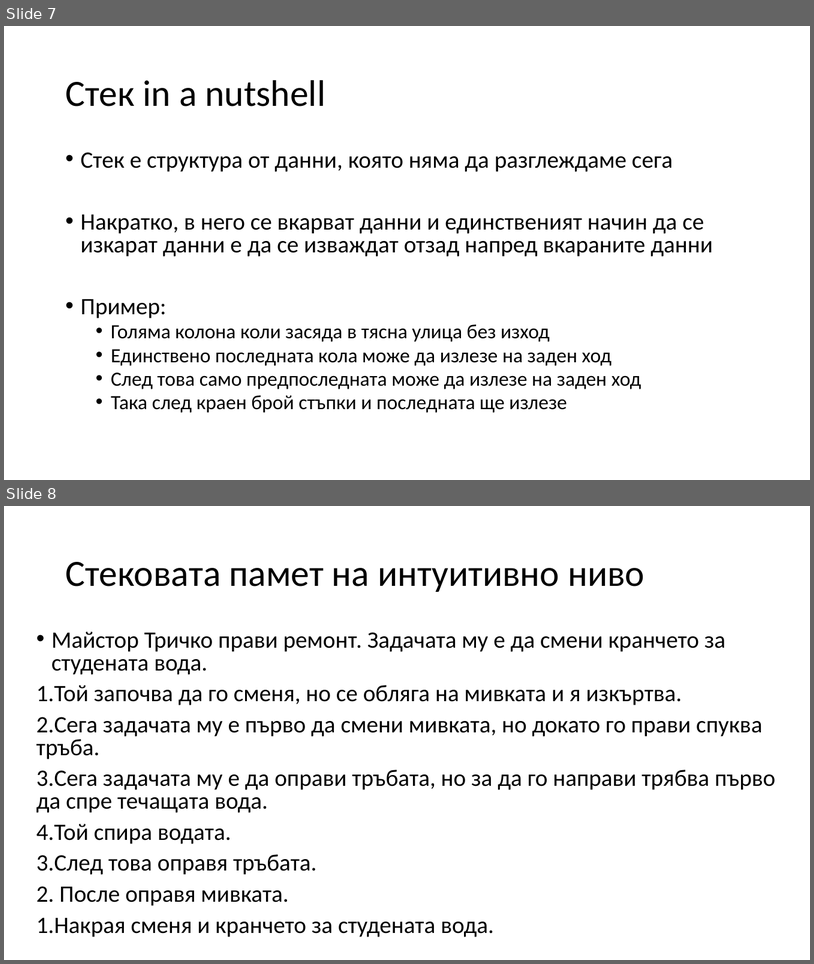
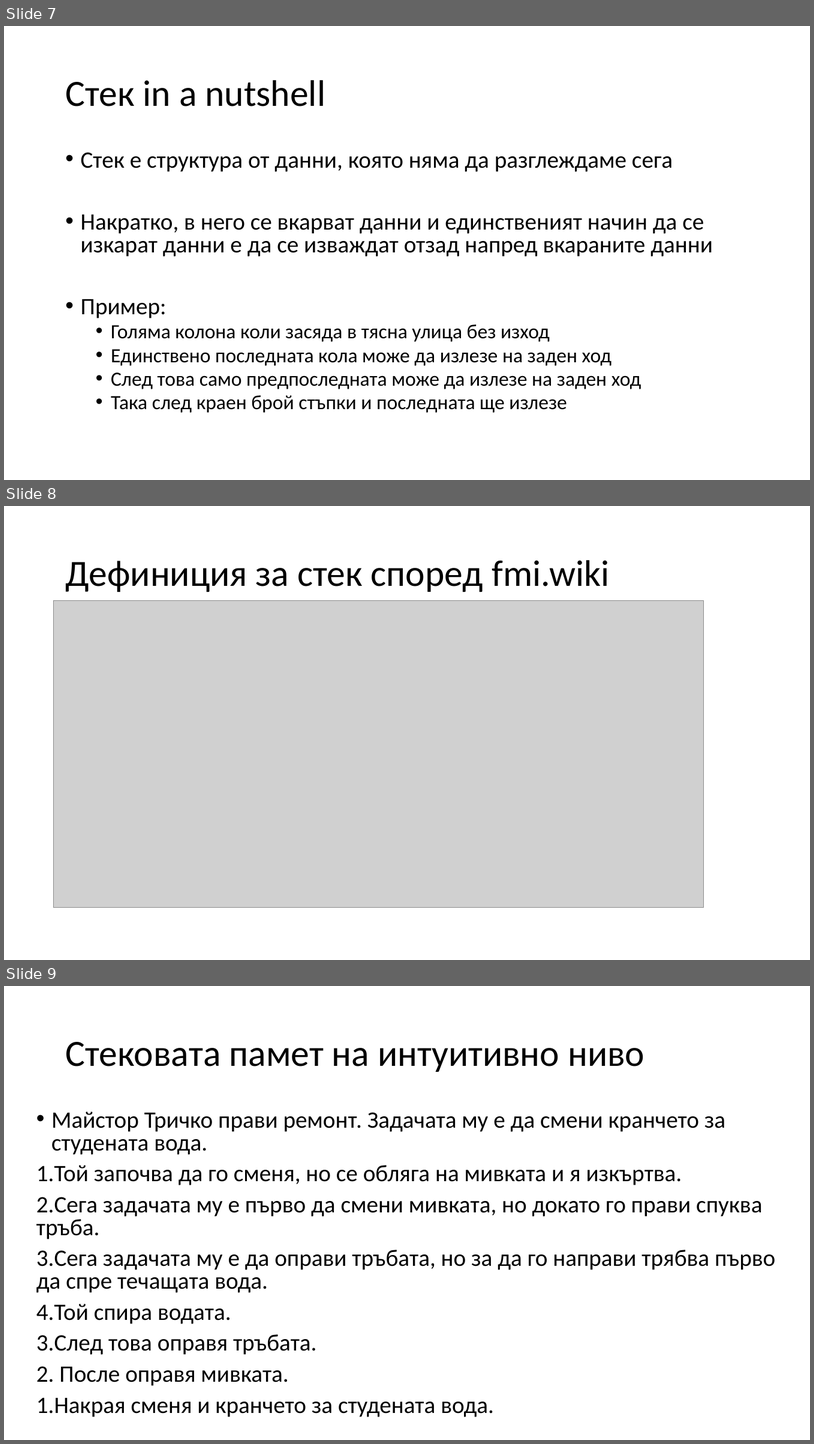
Before and after one commit to Mapmo/Uni-CPP, a slide deck: Introducing To Programming Materials/Consultation 3/Consultation3.pptx. Shown one above the other, each under a label of ours: slides 7 and 8 before the commit, slides 7, 8 and 9 after it. The pictures are 814x964 and 814x1444 pixels, drawn with LibreOffice and Linux fonts; fonts in the diff are those of the drawing; grey boxes stand for pictures. Boxes give left, top, right and bottom in pixels: in the first picture for what was removed or moved away, otherwise in the second. Text is boxed around its words. In the diff, an @@ line names an element or a change of style, - is before the commit and + after.

```diff
--- a/Introducing To Programming Materials/Consultation 3/Consultation3.pptx
+++ b/Introducing To Programming Materials/Consultation 3/Consultation3.pptx
@@ slide 8 added at [4,506,810,960], background #FFFFFF @@
@@ title added at [65,560,610,592], 44 pt, text #000000 @@
+Дефиниция за стек според fmi.wiki
@@ picture added at [54,601,705,907] @@
@@ what was slide 8 is now slide 9 @@
```
Also in this commit, not shown: 3 slides changed, 1 other slide added.
